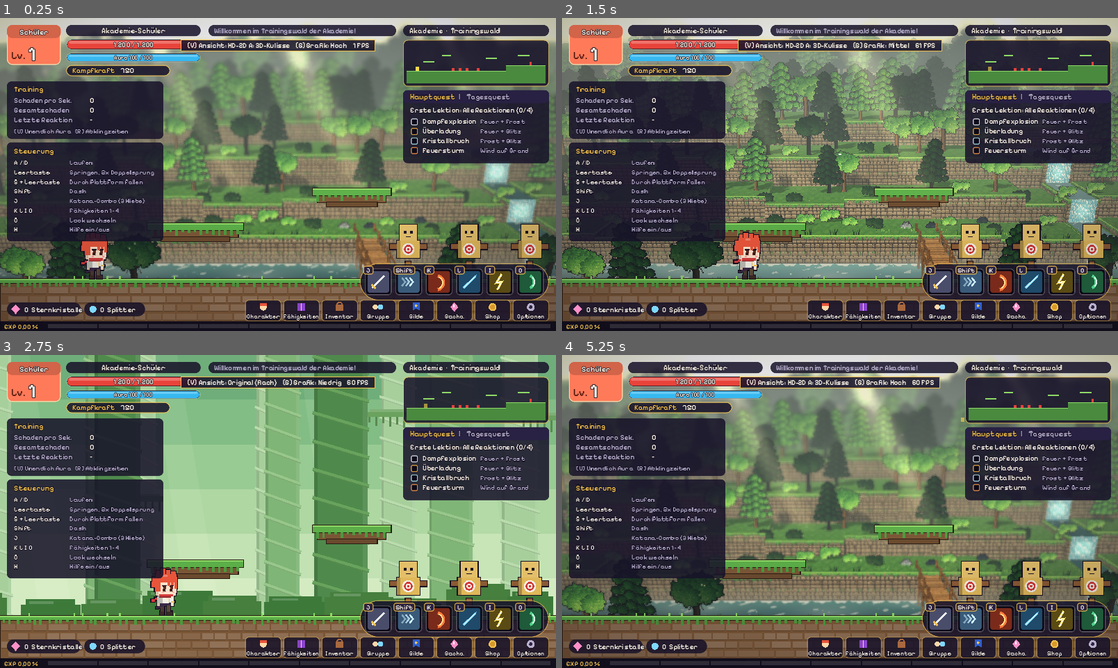
Above: before the commit, frames 1-4 (two rows, left to right).
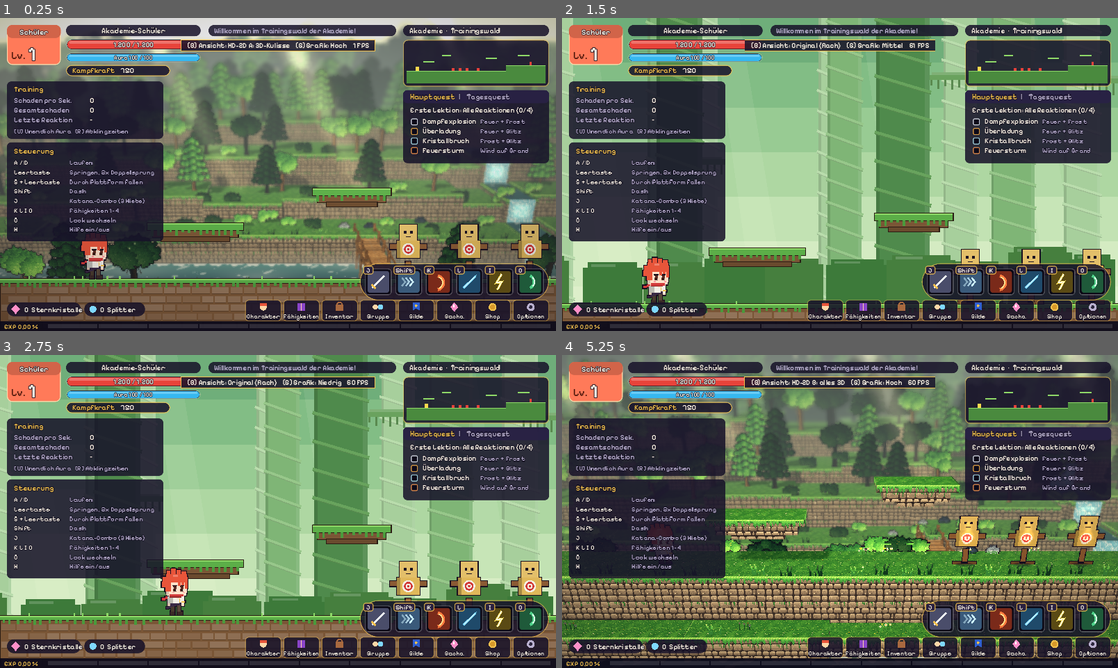
Above: after the commit, the same moments.

Repository: Zancrow321/Chibi-Legends
Game: Godot game, scene res://scenes/main.tscn
Two runs of this game, one before a commit and one after it. Both use one fixed random seed, a clock stepped at 60 frames per second and the inputs below.
Inputs (mouse positions are in pixels of both pictures, inside the frame that each line leads up to):
- Up to frame 1 (0.25 s): no input
- Up to frame 2 (1.5 s): hold D (move_right) 0.53-1.28 s; tap G (cycle_quality) at 0.6 s; click (840, 174) at 0.67 s; tap Space (jump) at 0.77 s; tap B (cycle_view, bound only after the commit) at 0.8, 1.35 s; move the mouse to (728, 190) at 1.27 s; hold S (move_down) from 1.28 s (still down)
- Up to frame 3 (2.75 s): tap Space (jump) at 1.52 s; tap V (cycle_view, bound only before the commit) at 1.55, 2.1 s; move the mouse to (278, 511) at 2.02 s; release S (move_down) at 2.03 s; hold D (move_right) from 2.03 s (still down); click (278, 511) at 2.17 s; tap G (cycle_quality) at 2.3 s
- Up to frame 4 (5.25 s): release D (move_right) at 2.78 s; hold W 2.78-3.53 s; tap J (attack) at 2.85 s; click (840, 511) at 2.92 s; tap Space (jump) at 3.02, 3.77, 4.52 s; tap B (cycle_view, bound only after the commit) at 3.05, 5.1 s; move the mouse to (1006, 558) at 3.52 s; hold A (move_left) 3.53-5.03 s; tap C (cycle_look) at 3.6 s; tap V (cycle_view, bound only before the commit) at 3.8 s; move the mouse to (840, 511) at 4.27 s; tap G (cycle_quality) at 4.35 s; click (840, 511) at 4.42 s; move the mouse to (867, 511) at 5.02 s; hold S (move_down) from 5.03 s (still down); click (867, 511) at 5.17 s

The runs differ from the first frame. In frame 1, less than 0.1% of the frame differs, in the area x 34-35%, y 8-10%; in frame 2, 55%, in the area x 0-100%, y 0-97%; in frame 3, 0.7%; in frame 4, 47%.

Commit message:
Ansicht auf Taste B legen (V nutzt der VFX-Zweig), Shake robust lesen
Co-Authored-By: Claude Opus 5.5 <noreply@anthropic.com>
Claude-Session: https://claude.ai/code/session_012CKTc5wBJrtNc3DpyNk6z7

Diff:
--- a/scripts/hd2d/hd2d_info.gd
+++ b/scripts/hd2d/hd2d_info.gd
@@ -19,7 +19,7 @@
 
 func _draw() -> void:
 	var q: String = Hd2dSettings.NAMES[Hd2dSettings.quality]
-	var text := "[V] Ansicht: %s    [G] Grafik: %s    %d FPS" % [view_name, q, Engine.get_frames_per_second()]
+	var text := "[B] Ansicht: %s    [G] Grafik: %s    %d FPS" % [view_name, q, Engine.get_frames_per_second()]
 	var fs := 16
 	var w := font.get_string_size(text, HORIZONTAL_ALIGNMENT_LEFT, -1, fs).x + 28
 	var r := Rect2(get_viewport_rect().size.x * 0.5 - w * 0.5, 50, w, 26)
--- a/scripts/hd2d/hd2d_stage.gd
+++ b/scripts/hd2d/hd2d_stage.gd
@@ -81,7 +81,7 @@
 	game_vp.canvas_transform = Transform2D(0.0, Vector2(0.0, -TOP))
 	_aim = _aim.lerp(_target_aim(delta), 1.0 - exp(-6.0 * delta))
 	var pr := deg_to_rad(PITCH)
-	var shake: float = room._shake * 0.05
+	var shake := float(room.get("_shake")) * 0.05 if room.get("_shake") != null else 0.0
 	var jitter := Vector3(randf_range(-1, 1), randf_range(-1, 1), 0.0) * shake
 	view.camera.position = _aim + Vector3(0.0, sin(pr), cos(pr)) * DIST + jitter
 	view.camera.rotation = Vector3(-pr, 0.0, 0.0)
--- a/scripts/main.gd
+++ b/scripts/main.gd
@@ -1,7 +1,7 @@
 extends Node2D
 ## Entry point: assembles background, training room and HUD.
 ## Phase 1 starts straight in the training room; menus and modes follow later.
-## HD-2D look test: [V] switches the view (flat original / HD-2D A with a 3D
+## HD-2D look test: [B] switches the view (flat original / HD-2D A with a 3D
 ## backdrop / HD-2D B fully 3D), [G] the graphics preset (Hoch/Mittel/Niedrig).
 ## On the web, ?view=flat|a|b and ?q=0|1|2 in the URL pick them directly.
 
@@ -13,7 +13,7 @@
 
 func _ready() -> void:
 	_read_url()
-	for a in [["cycle_view", KEY_V], ["cycle_quality", KEY_G]]:
+	for a in [["cycle_view", KEY_B], ["cycle_quality", KEY_G]]:
 		if not InputMap.has_action(a[0]):
 			InputMap.add_action(a[0])
 			var ev := InputEventKey.new()
Binary file changed: docs/screenshots/hd2d-a.png
Binary file changed: docs/screenshots/hd2d-b.png
